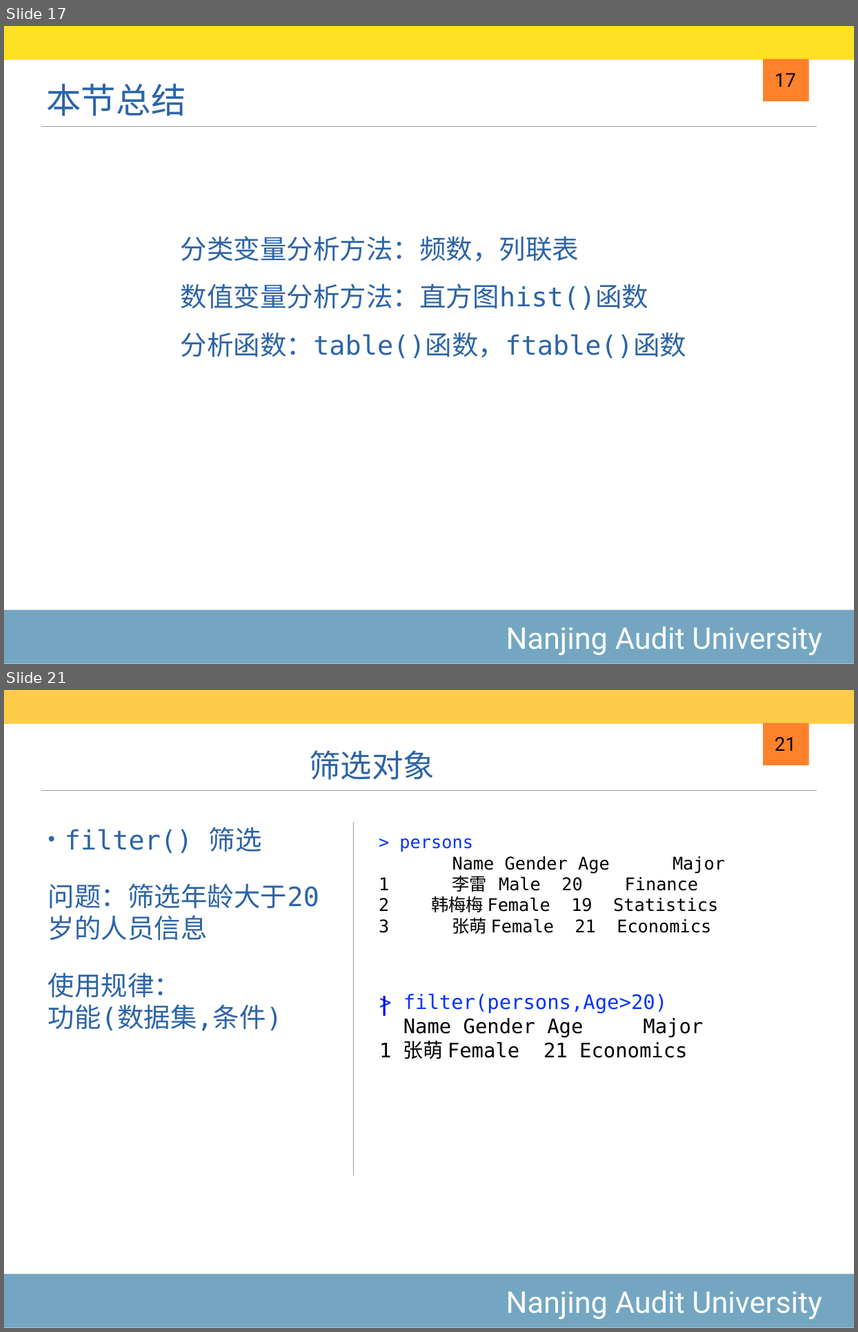
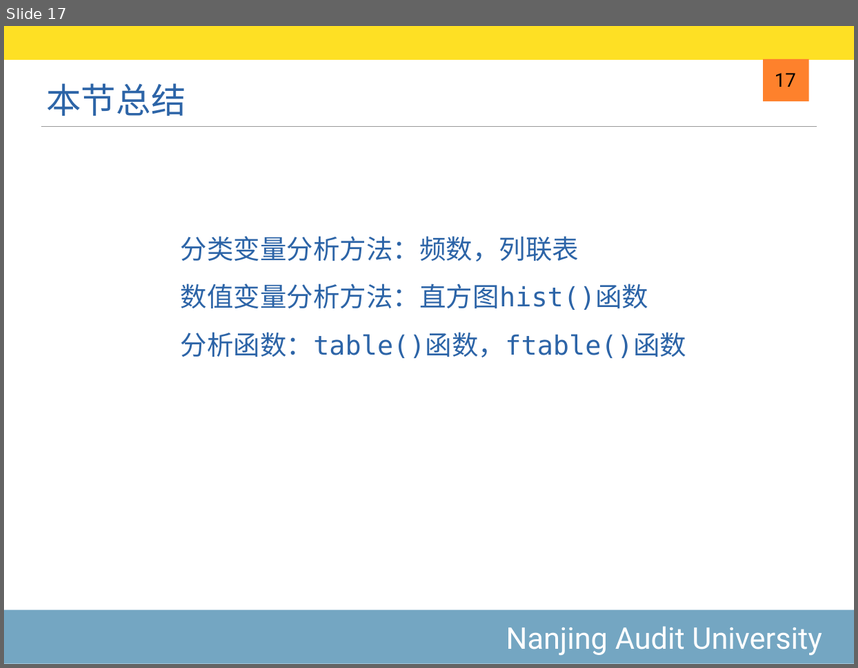
Before and after one commit to exoplanetX/DataAnalytics, a slide deck: 2019-6-数据框操作.pptx. Shown one above the other, each under a label of ours: slides 17 and 21 before the commit, slide 17 after it; the slides between them are not shown. The pictures are 858x1332 and 858x668 pixels, drawn with LibreOffice and Linux fonts; fonts in the diff are those of the drawing. Boxes give left, top, right and bottom in pixels: in the first picture for what was removed or moved away, otherwise in the second. Text is boxed around its words. In the diff, an @@ line names an element or a change of style, - is before the commit and + after.

```diff
--- a/2019-6-数据框操作.pptx
+++ b/2019-6-数据框操作.pptx
@@ slide 21 removed at (4,690,854,1328), background #FFFFFF; not listed: 3 template elements that a slide beside it also shows @@
@@ rectangle removed at (4,690,854,724) @@
@@ text removed at (309,750,435,780) @@
-筛选对象
@@ page number removed at (775,737,796,751) @@
-21
@@ text removed at (48,827,319,1031) @@
-• filter() 筛选
-问题：筛选年龄大于20岁的人员信息
-使用规律：
-功能(数据集,条件)
@@ line removed from (354, 1176) to (354, 822) @@
@@ text removed at (379,838,725,934) @@
-> persons
-Name Gender Age Major
-1 李雷 Male 20 Finance
-2 韩梅梅 Female 19 Statistics
-3 张萌 Female 21 Economics
@@ text removed at (375,988,392,1019) @@
-|
@@ text removed at (379,994,703,1058) @@
-> filter(persons,Age>20)
-Name Gender Age Major
-1 张萌 Female 21 Economics
```
Also in this commit, not shown: 7 other slides removed, 2 other files.
